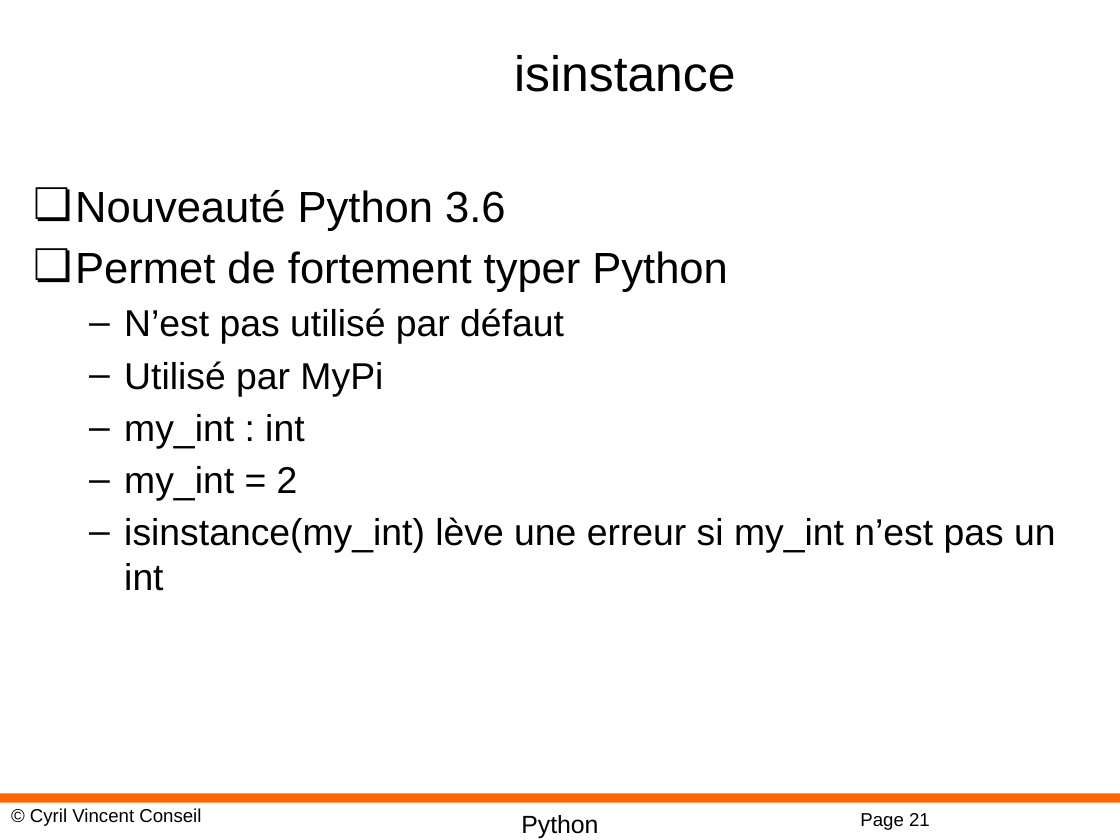
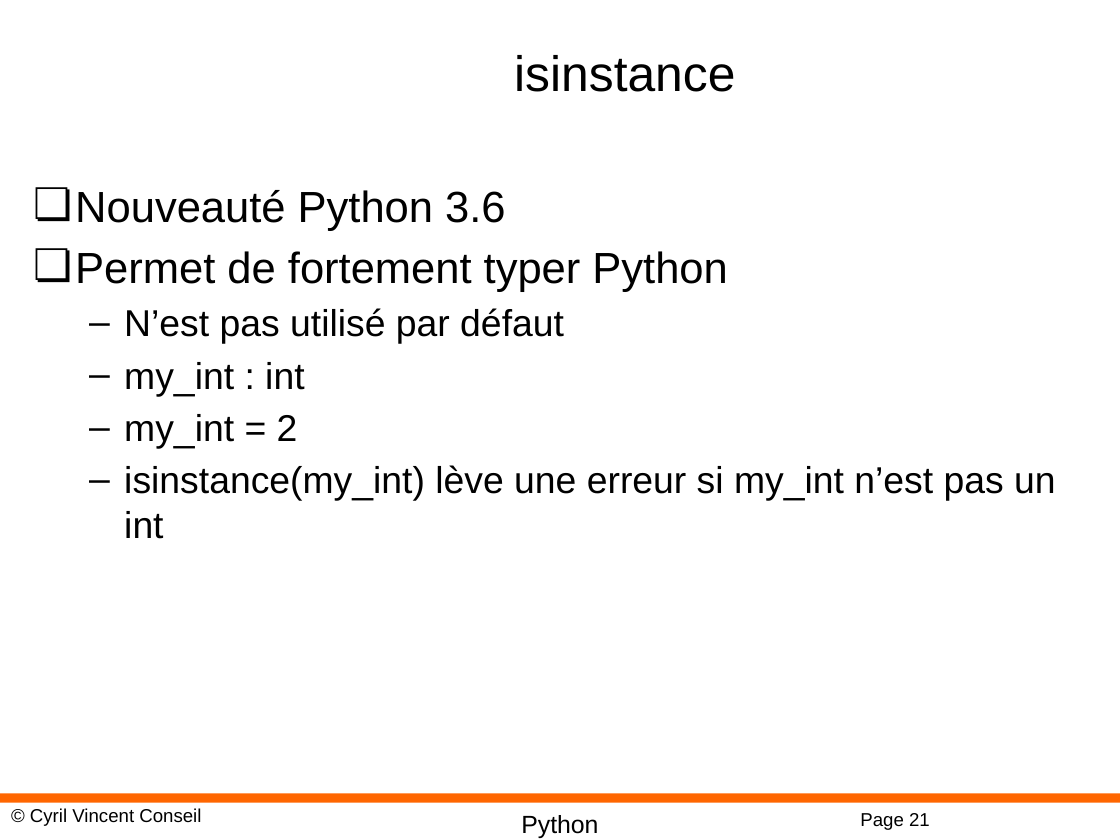
Before and after one commit to cyrilvincent/python, a slide deck: slide 21 of ppt/Python02-Variables.pptx. Drawn at 1120x840 pixels with LibreOffice and Linux fonts; fonts in the diff are those of the drawing; background and template pictures are left out. Boxes give left, top, right and bottom in pixels: in the first picture for what was removed or moved away, otherwise in the second. Text is boxed around its words. In the diff, an @@ line names an element or a change of style, - is before the commit and + after.

```diff
--- a/ppt/Python02-Variables.pptx
+++ b/ppt/Python02-Variables.pptx
@@ text at (x1=124, y1=361, x2=383, y2=396): paragraph removed @@
-  – Utilisé par MyPi
```
Also in this commit, not shown: 3 other files.
